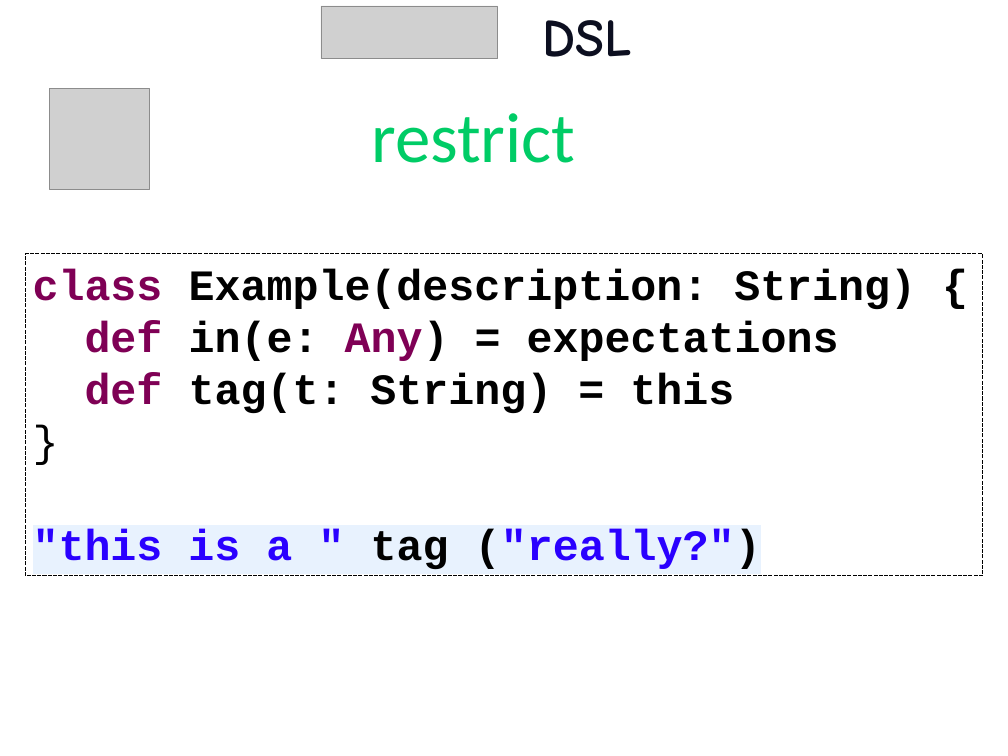
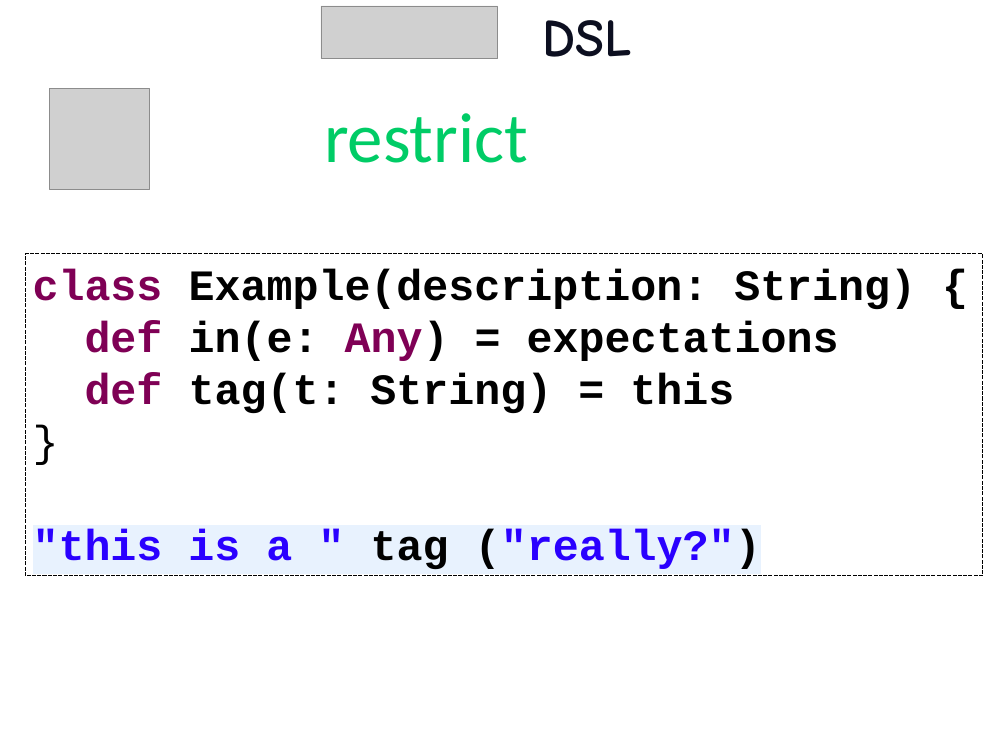
Before and after one commit to etorreborre/oscon-2010, a slide deck: slide 28 of src/main/resources/oscon_2010_specs.pptx (slide 27 before the commit). Drawn at 1008x756 pixels with LibreOffice and Linux fonts; fonts in the diff are those of the drawing; grey boxes stand for pictures; background and template pictures are left out. Boxes give left, top, right and bottom in pixels: in the first picture for what was removed or moved away, otherwise in the second. Text is boxed around its words. In the diff, an @@ line names an element or a change of style, - is before the commit and + after.

```diff
--- a/src/main/resources/oscon_2010_specs.pptx
+++ b/src/main/resources/oscon_2010_specs.pptx
@@ text "restrict": place and size @@
-text "restrict" at box(371, 113, 575, 163)
+text "restrict" at box(324, 113, 528, 163)
```
Also in this commit, not shown: 8 other slides changed, 3 slides added.
